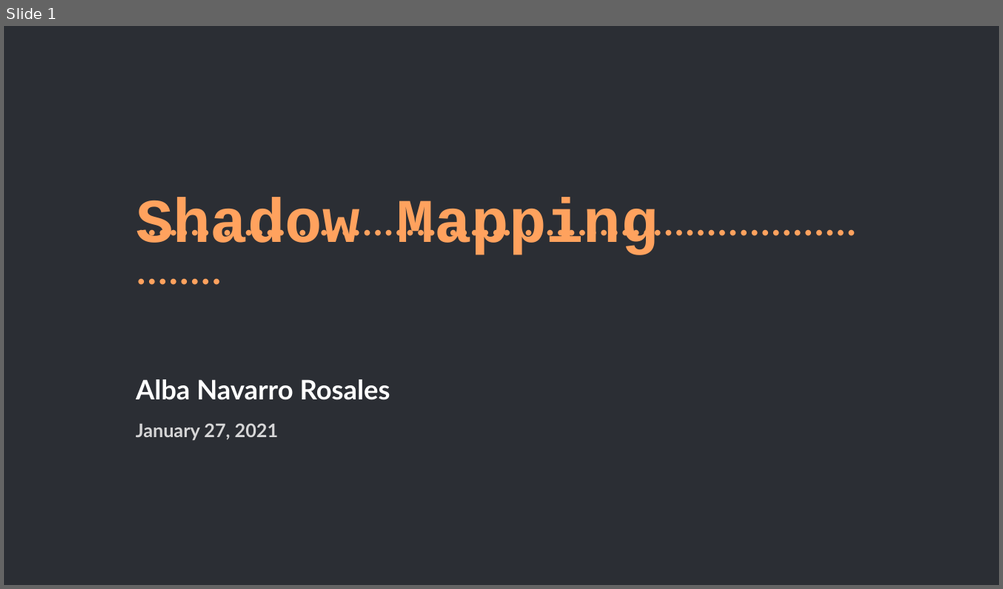
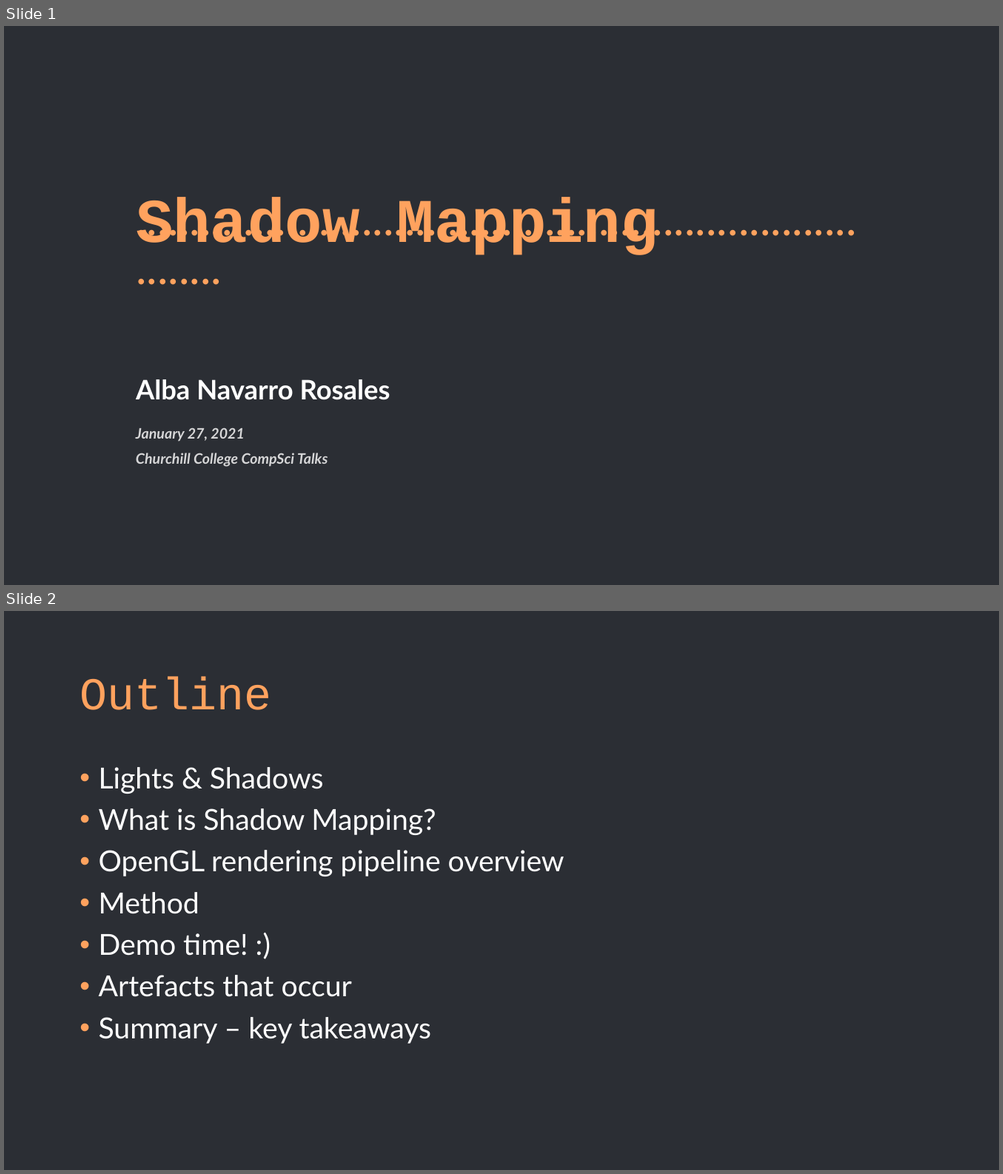
Before and after one commit to Alba-NR/ShadowMapping_TechTalk, a slide deck: slides/slides.pptx. Shown one above the other, each under a label of ours: slide 1 before the commit, slides 1 and 2 after it. The pictures are 1003x589 and 1003x1174 pixels, drawn with LibreOffice and Linux fonts; fonts in the diff are those of the drawing. Boxes give left, top, right and bottom in pixels: in the first picture for what was removed or moved away, otherwise in the second. Text is boxed around its words. In the diff, an @@ line names an element or a change of style, - is before the commit and + after.

```diff
--- a/slides/slides.pptx
+++ b/slides/slides.pptx
@@ slide 2 added at (4, 611, 999, 1170), background #2B2E34 @@
@@ title added at (79, 677, 271, 710), 44 pt, text #FFA25E @@
+Outline
@@ text added at (99, 767, 564, 1044), 28 pt, text #FFFFFF @@
+• Lights & Shadows
+• What is Shadow Mapping?
+• OpenGL rendering pipeline overview
+• Method
+• Demo time! :)
+• Artefacts that occur
+• Summary – key takeaways
@@ slide 1 changed as well @@
@@ text "January 27, 2021" at (136, 428, 244, 442): size 18 to 14 pt, italic on @@
@@ text added at (136, 453, 327, 467), 14 pt, text #D6D6D7, bold, italic @@
+Churchill College CompSci Talks
```
Also in this commit, not shown: 6 other slides added.
